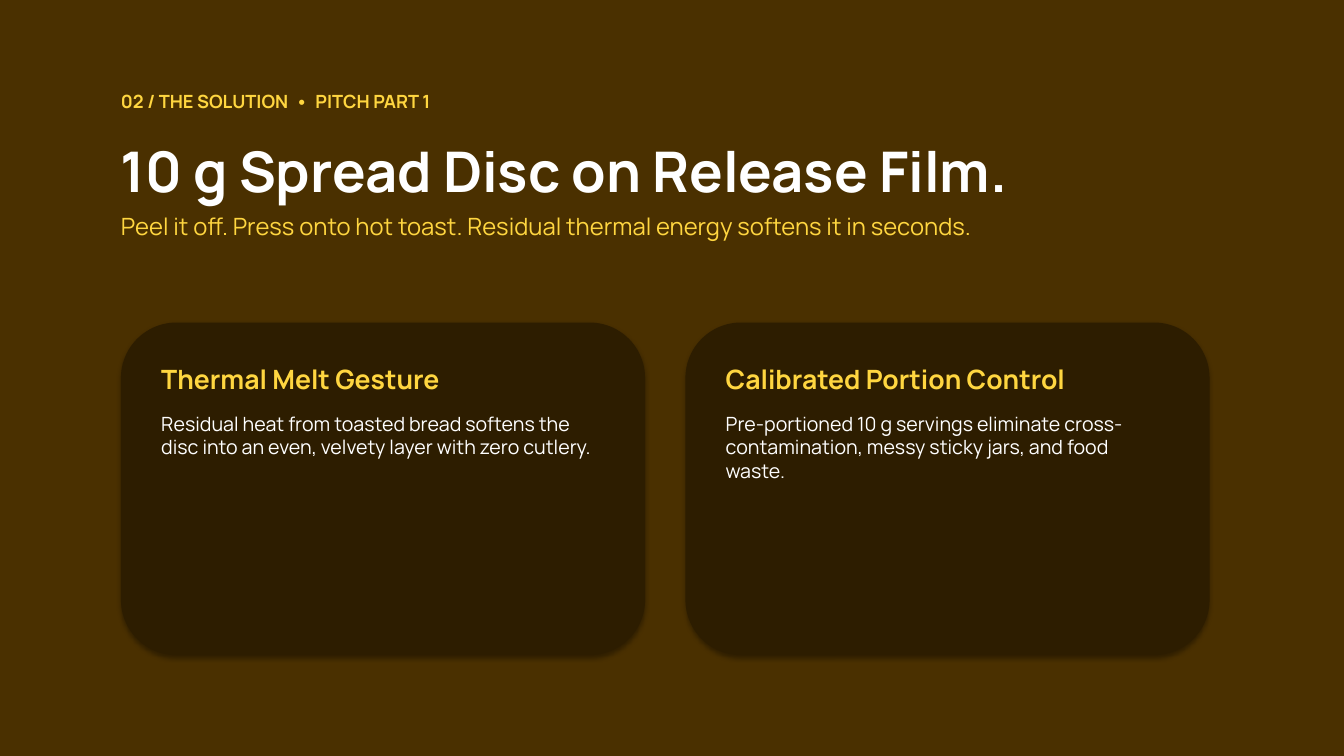
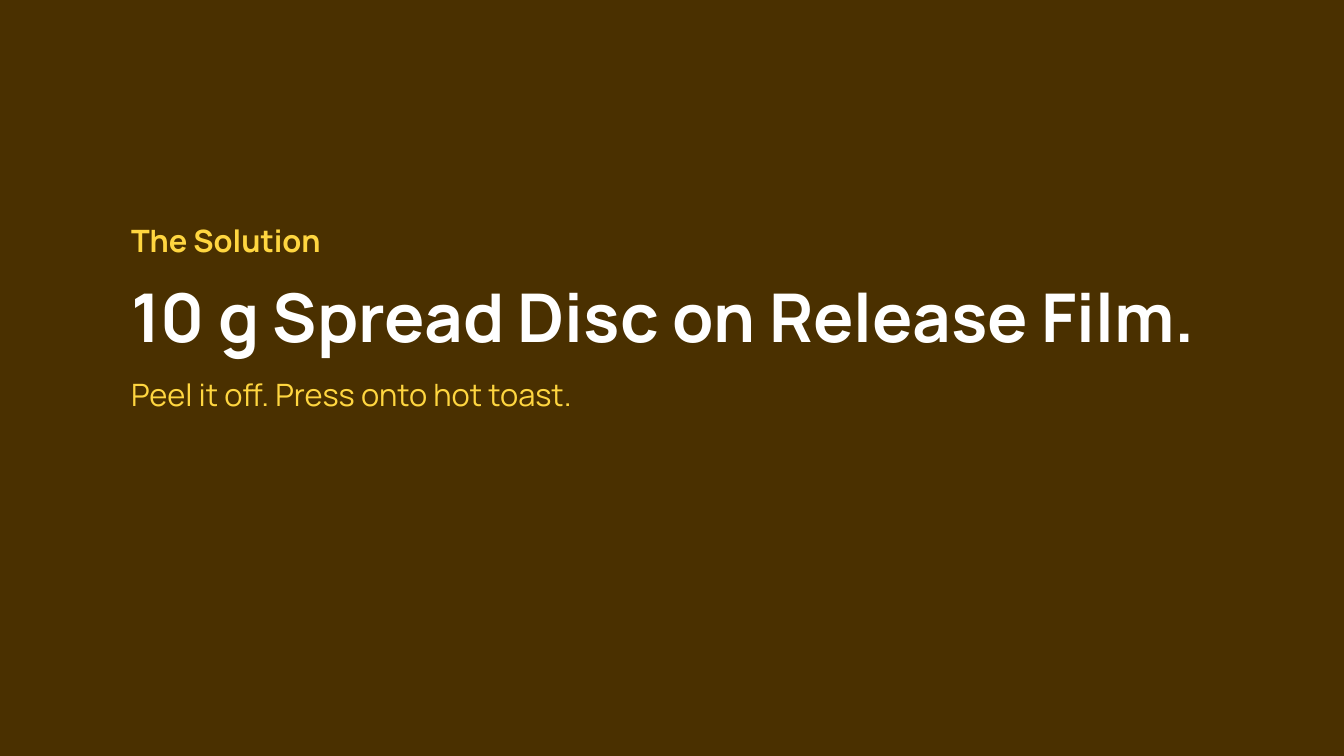
Before and after one commit to JacobCrume/stamp-spreads, a slide deck: slide 4 of presentation/Stamp-pitch.pptx (slide 3 before the commit). Drawn at 1344x756 pixels with LibreOffice and Linux fonts; fonts in the diff are those of the drawing. Boxes give left, top, right and bottom in pixels: in the first picture for what was removed or moved away, otherwise in the second. Text is boxed around its words. In the diff, an @@ line names an element or a change of style, - is before the commit and + after.

```diff
--- a/presentation/Stamp-pitch.pptx
+++ b/presentation/Stamp-pitch.pptx
@@ text removed at [121,94,430,109] @@
-02 / THE SOLUTION • PITCH PART 1
@@ text at [131,229,320,253]: paragraph added @@
+The Solution
@@ text "The Solution": place and size @@
-text "The Solution" at [121,151,1007,241]
+text "The Solution" at [131,229,1195,407]
@@ text at [131,292,1195,359]: size 40 to 48 pt in "10 g Spread Disc on Release Film."; more space between paragraphs @@
@@ rounded rectangle removed at [121,323,645,655] @@
@@ rounded rectangle removed at [686,323,1210,655] @@
@@ text at [131,383,571,407]: text changed; size 17 to 22 pt @@
-Peel it off. Press onto hot toast. Residual thermal energy softens it in seconds.
+Peel it off. Press onto hot toast.
@@ text removed at [161,369,590,459] @@
-Thermal Melt Gesture
-Residual heat from toasted bread softens the disc into an even, velvety layer with zero cutlery.
@@ text removed at [726,369,1122,479] @@
-Calibrated Portion Control
-Pre-portioned 10 g servings eliminate cross-contamination, messy sticky jars, and food waste.
```
Also in this commit, not shown: 5 other slides changed, 11 slides added, 7 slides removed, 2 other files.
